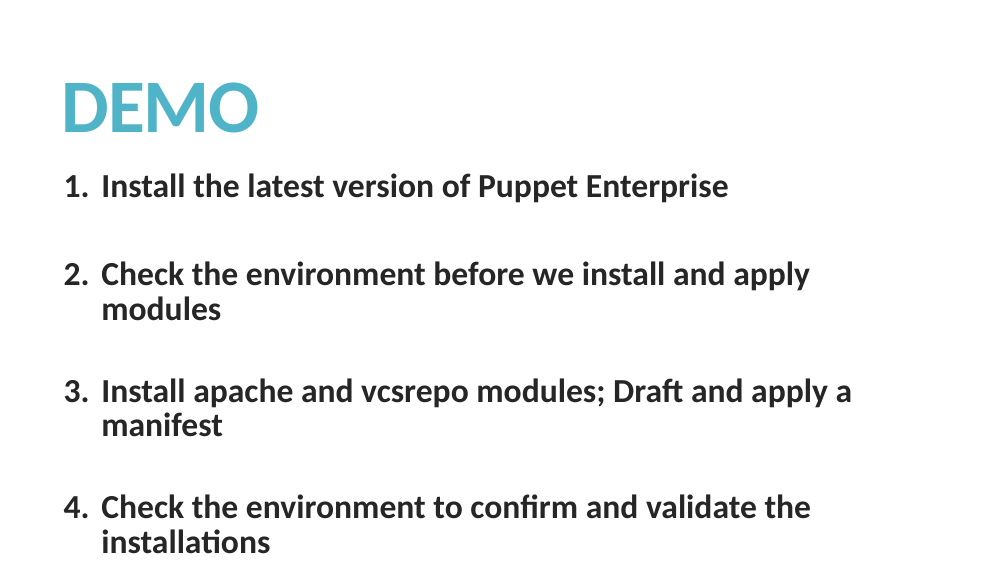
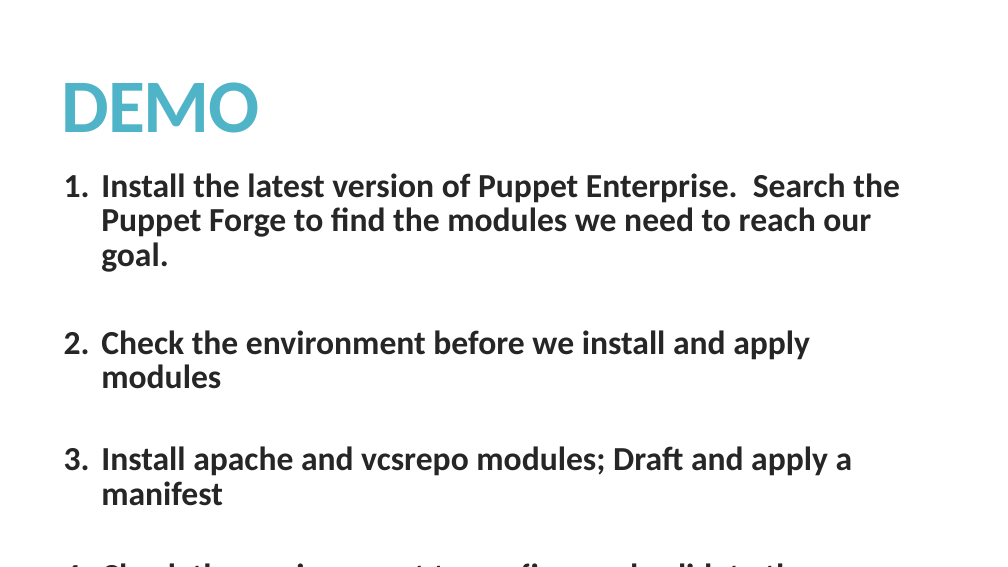
Before and after one commit to managedkaos/puppet-forge-intro, a slide deck: slide 14 of A Brief Introduction to The Puppet Forge.pptx (slide 13 before the commit). Drawn at 1008x567 pixels with LibreOffice and Linux fonts; fonts in the diff are those of the drawing. Boxes give left, top, right and bottom in pixels: in the first picture for what was removed or moved away, otherwise in the second. Text is boxed around its words. In the diff, an @@ line names an element or a change of style, - is before the commit and + after.

```diff
--- a/A Brief Introduction to The Puppet Forge.pptx
+++ b/A Brief Introduction to The Puppet Forge.pptx
@@ text at <box>101,173,900,272</box>: text changed @@
-1. Install the latest version of Puppet Enterprise
+1. Install the latest version of Puppet Enterprise. Search the Puppet Forge to find the modules we need to reach our goal.
```
Also in this commit, not shown: 5 other slides changed, 1 slide added.
